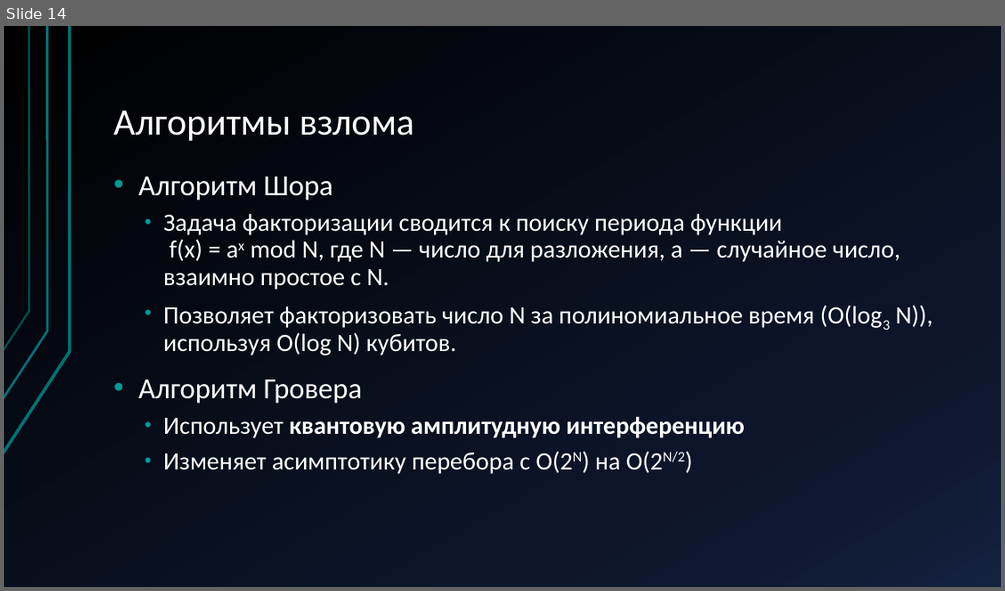
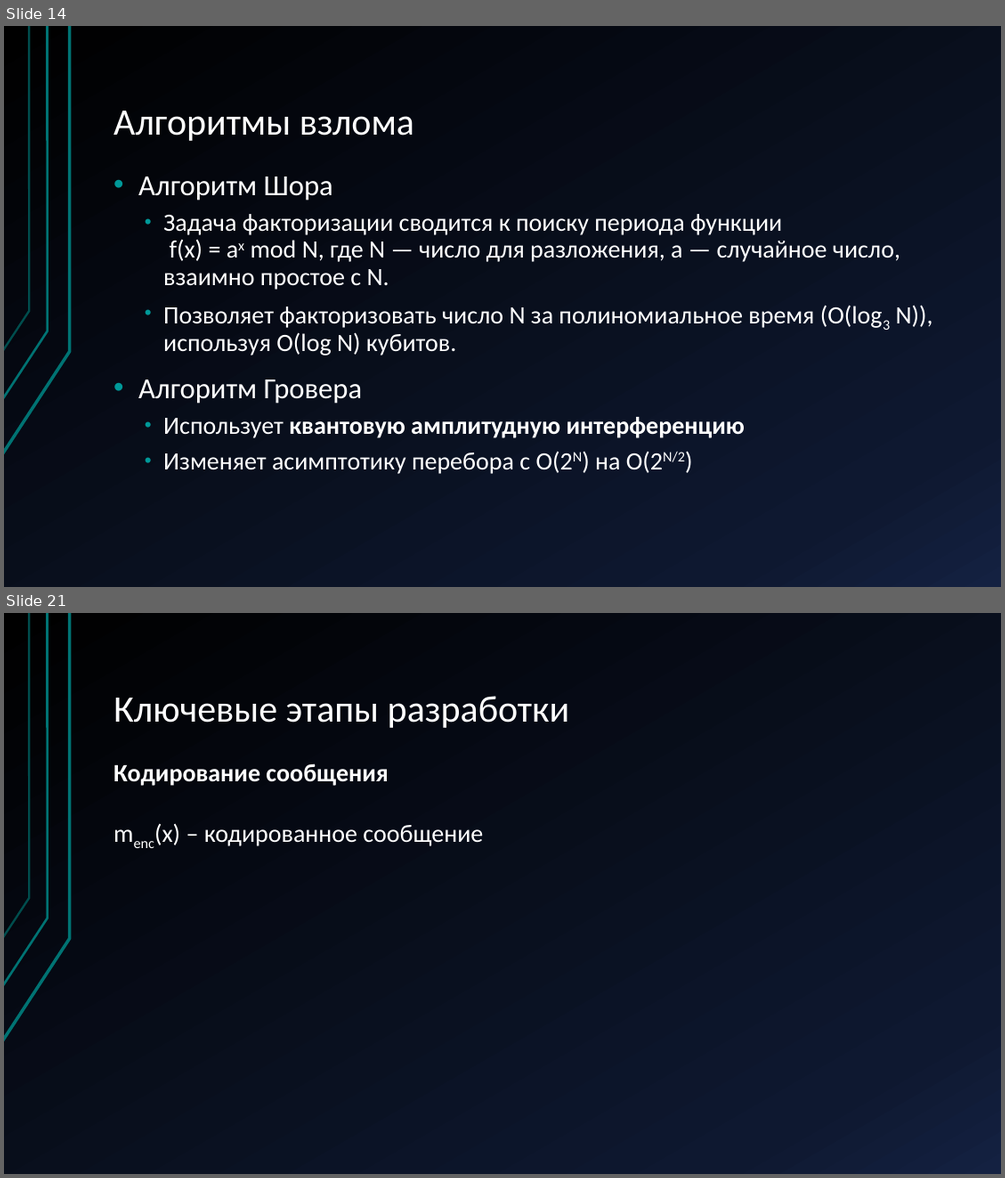
Before and after one commit to Terexi110/Teory, a slide deck: Постквантовая криптография KEM на решётках.pptx. Shown one above the other, each under a label of ours: slide 14 before the commit, slides 14 and 21 after it; the slides between them are not shown. The pictures are 1005x591 and 1005x1178 pixels, drawn with LibreOffice and Linux fonts; fonts in the diff are those of the drawing. Boxes give left, top, right and bottom in pixels: in the first picture for what was removed or moved away, otherwise in the second. Text is boxed around its words. In the diff, an @@ line names an element or a change of style, - is before the commit and + after.

```diff
--- a/Постквантовая криптография KEM на решётках.pptx
+++ b/Постквантовая криптография KEM на решётках.pptx
@@ slide 21 added at bbox=[4, 613, 1001, 1174], background gradient #000000 to #0E1830 to #142141; not listed: 3 template elements that a slide beside it also shows @@
@@ title added at bbox=[113, 696, 570, 728], 36 pt, text #FFFFFF @@
+Ключевые этапы разработки
@@ text added at bbox=[113, 763, 483, 846], 24 pt, text #FFFFFF @@
+Кодирование сообщения
+menc(x) – кодированное сообщение
```
Also in this commit, not shown: 1 slide changed, 6 other slides added, 1 slide removed.
